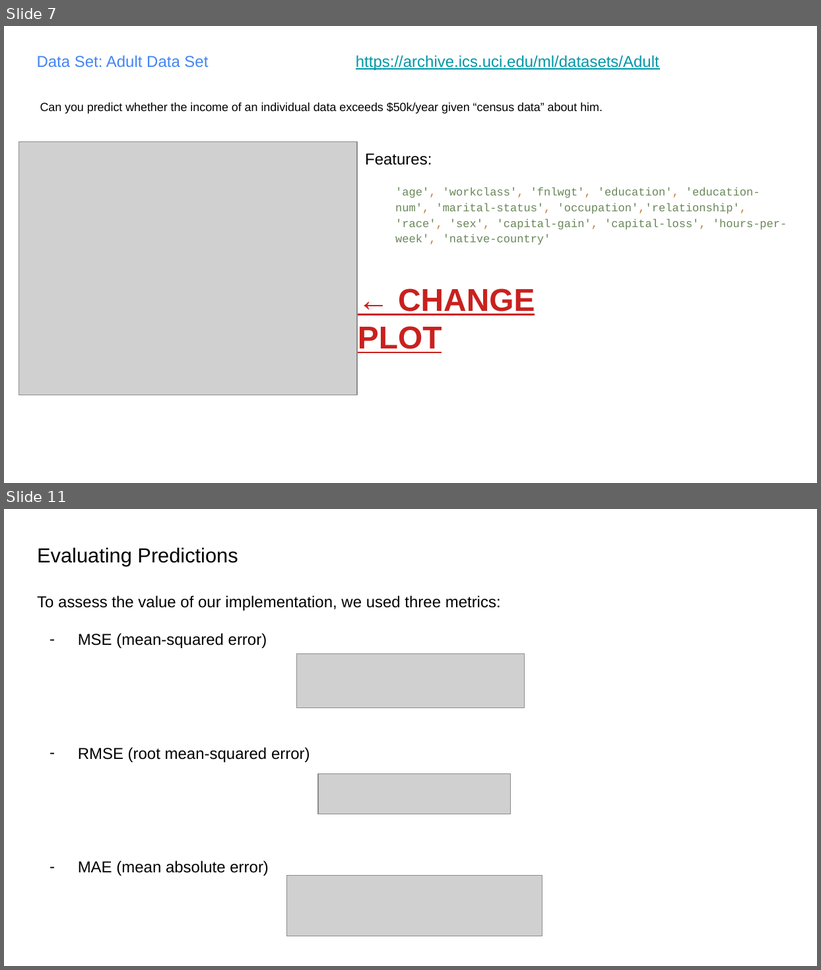
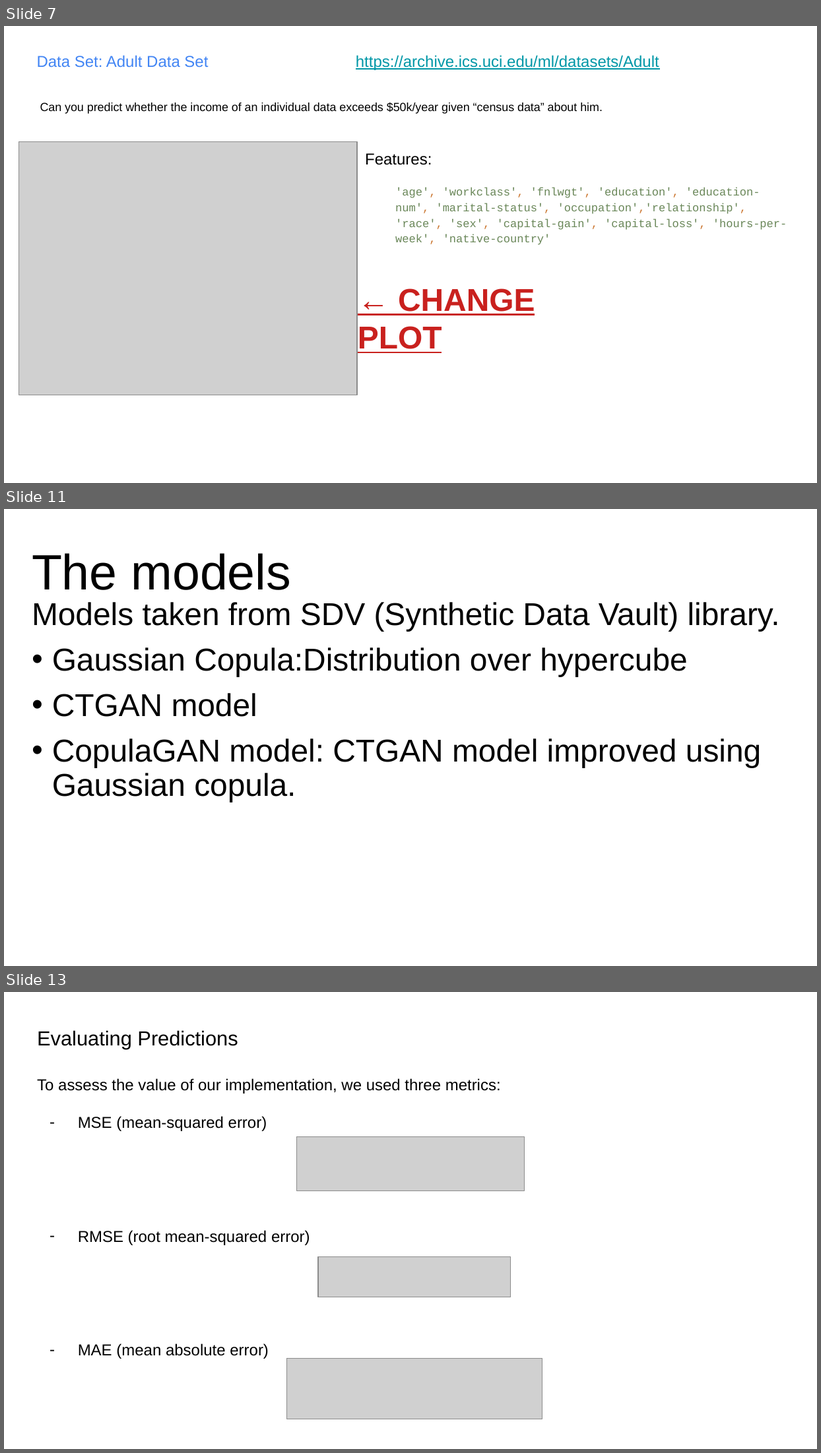
Before and after one commit to fambrogi/MachineLearning, a slide deck: ex_3/Slides_ML_3.pptx. Shown one above the other, each under a label of ours: slides 7 and 11 before the commit, slides 7, 11 and 13 after it; the slides between them are not shown. The pictures are 821x970 and 821x1453 pixels, drawn with LibreOffice and Linux fonts; fonts in the diff are those of the drawing; grey boxes stand for pictures. Boxes give left, top, right and bottom in pixels: in the first picture for what was removed or moved away, otherwise in the second. Text is boxed around its words. In the diff, an @@ line names an element or a change of style, - is before the commit and + after.

```diff
--- a/ex_3/Slides_ML_3.pptx
+++ b/ex_3/Slides_ML_3.pptx
@@ slide 11 added at <box>4,509,817,966</box>, background #FFFFFF @@
@@ title added at <box>32,553,291,590</box>, 44 pt, text #000000 @@
+The models
@@ subtitle added at <box>32,602,780,802</box>, 28 pt, text #000000 @@
+Models taken from SDV (Synthetic Data Vault) library.
+• Gaussian Copula:Distribution over hypercube
+• CTGAN model
+• CopulaGAN model: CTGAN model improved using Gaussian copula.
@@ what was slide 11 is now slide 13 @@
```
Also in this commit, not shown: 2 slides changed, 4 other slides added, 2 slides removed.
